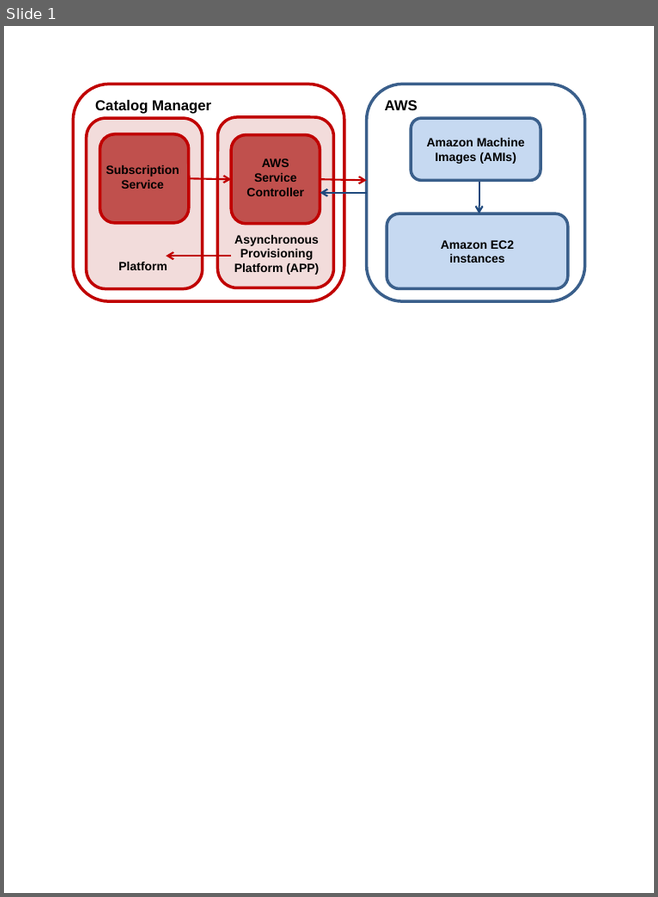
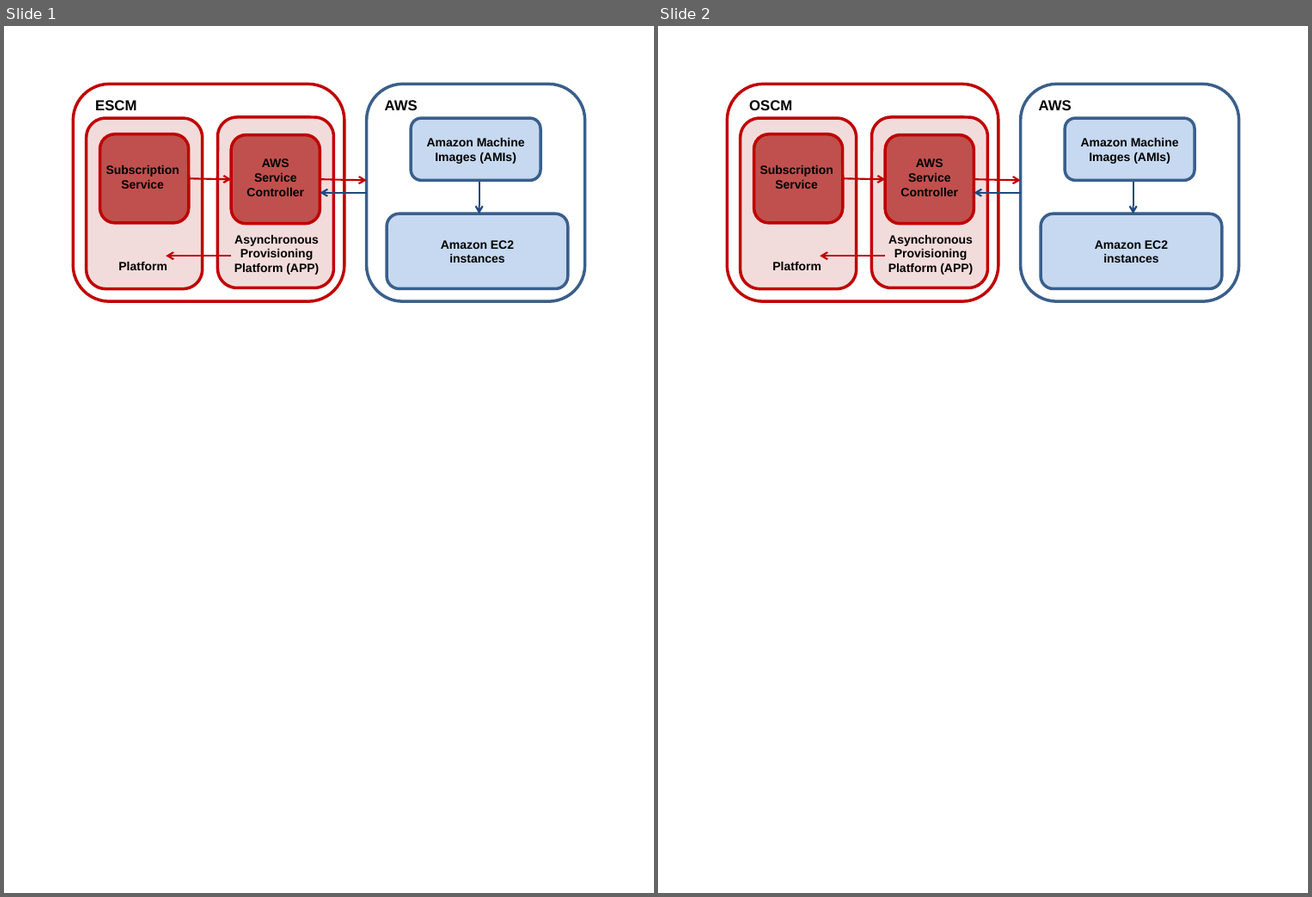
Before and after one commit to servicecatalog/documentation, a slide deck: Development/DocSources/en/AWSIntegrationGuide/_images/images.pptx. Shown side by side, each under a label of ours: slide 1 before the commit, slides 1 and 2 after it. The pictures are 658x897 and 1312x897 pixels, drawn with LibreOffice and Linux fonts; fonts in the diff are those of the drawing. Boxes give left, top, right and bottom in pixels: in the first picture for what was removed or moved away, otherwise in the second. Text is boxed around its words. In the diff, an @@ line names an element or a change of style, - is before the commit and + after.

```diff
--- a/Development/DocSources/en/AWSIntegrationGuide/_images/images.pptx
+++ b/Development/DocSources/en/AWSIntegrationGuide/_images/images.pptx
@@ slide 2 added at (658,26,1308,893), background #FFFFFF @@
@@ group added at (728,84,1238,302): 8 rounded rectangles, 5 arrows, 4 texts @@
+Subscription Service
+OSCM
+AWS
+AWS
+Service
+Controller
+Platform
+Asynchronous
+Provisioning
+Platform (APP)
+Amazon Machine
+Images (AMIs)
+Amazon EC2
+instances
@@ slide 1 changed as well @@
@@ text at (95,100,136,110): text changed @@
-Catalog Manager
+ESCM
```
Also in this commit, not shown: 47 other files.
